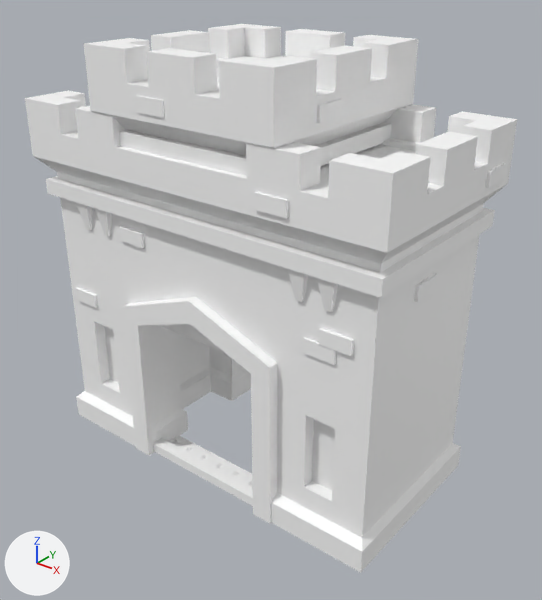
An edit to the glTF model assets/synty/simple_fantasy/models/SF_Bld_Castle_Gate_03.glb, drawn before and after from the same camera.
Before and after are seen from a 50 mm camera at (0.175, -0.21, 0.2) aimed at (0.008, -0.001, 0.071). The axes (+X, +Y, +Z) are drawn at lower left. The lights are the same throughout.

Objects in the first picture: 'SF_Bld_Castle_Gate_03'.
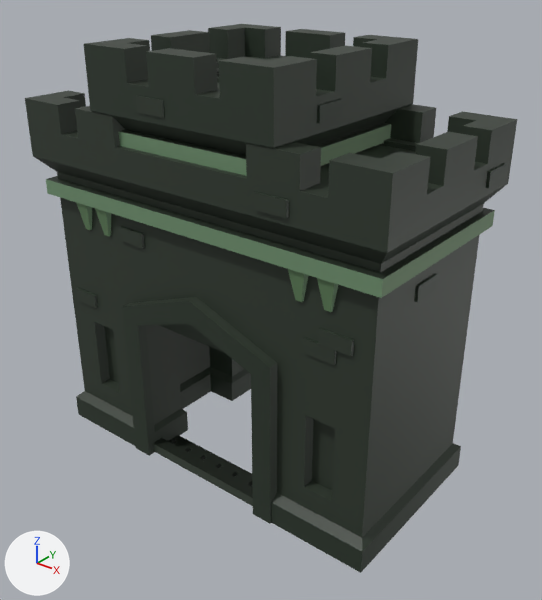
Changed parts and their boxes (x1, y1, x2, y2) in the pictures (542 x 600 px):
'SF_Bld_Castle_Gate_03', surface changed (grey to black)
    both: (25, 24, 517, 573)

What the commit changed:
Picture 'Undead_Footman_01' (img_undead_footman_01) is new.
In material 'lambert2' (mat_lambert2), base_color is no longer (1.0, 1.0, 1.0), white #ffffff.
In material 'lambert2' (mat_lambert2), texture is now set to img_undead_footman_01.
